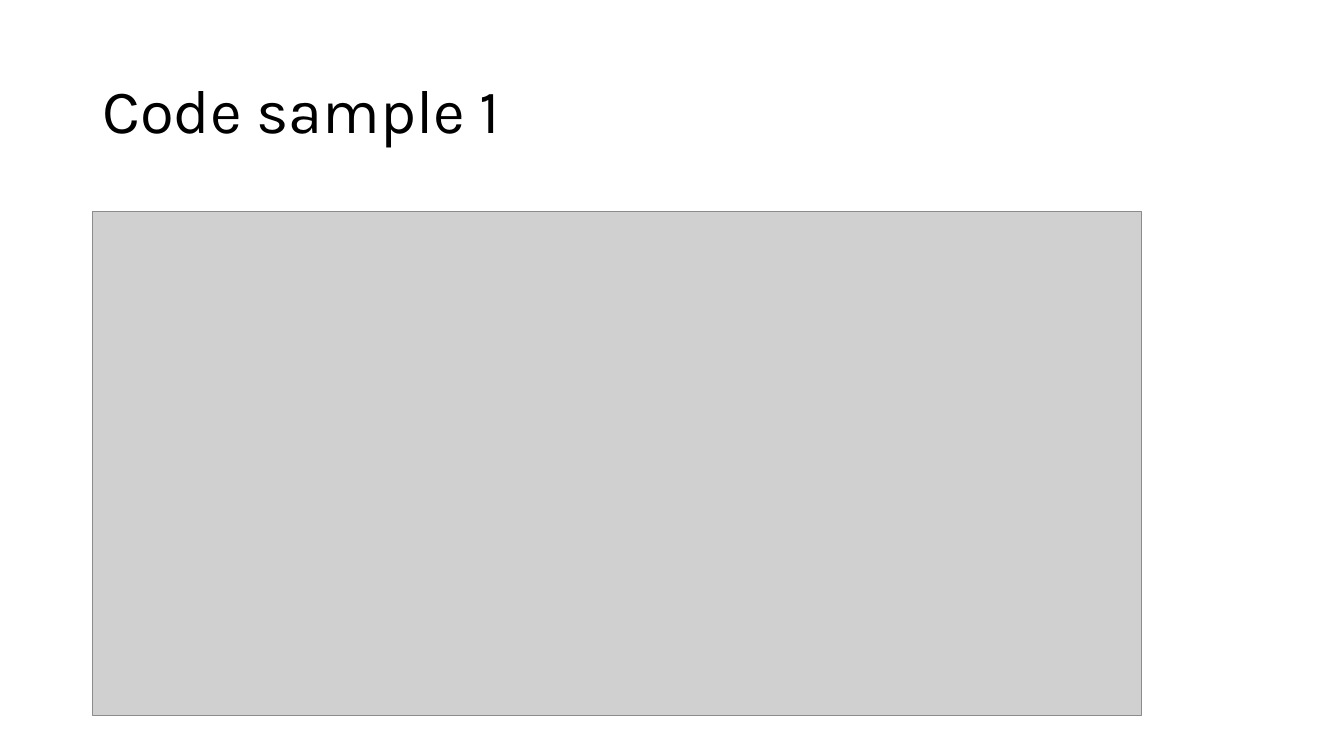
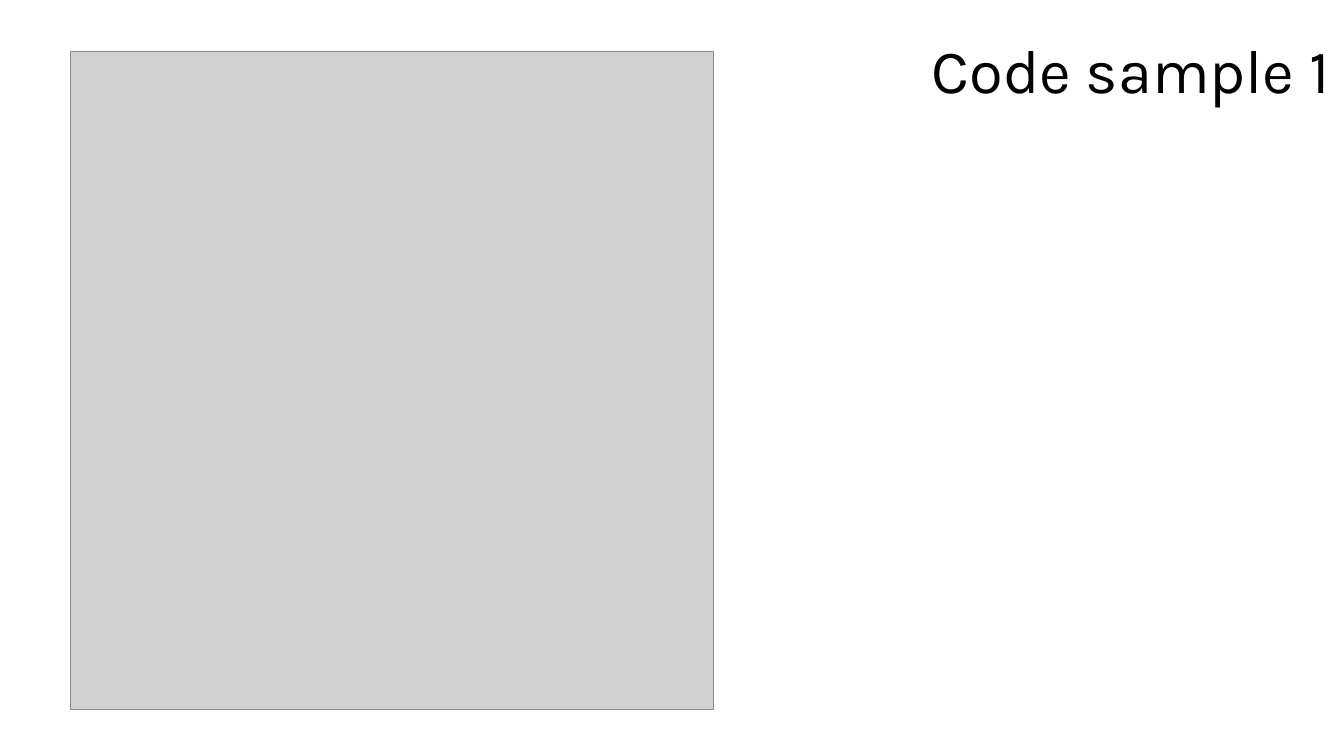
Before and after one commit to engmaths/SEMT10002_2025, a slide deck: slide 4 of Week_7_lists_and_testing_code/Lab_5_lists/Notes/class_feedback_p2.pptx. Drawn at 1344x756 pixels with LibreOffice and Linux fonts; fonts in the diff are those of the drawing; grey boxes stand for pictures. Boxes give left, top, right and bottom in pixels: in the first picture for what was removed or moved away, otherwise in the second. Text is boxed around its words. In the diff, an @@ line names an element or a change of style, - is before the commit and + after.

```diff
--- a/Week_7_lists_and_testing_code/Lab_5_lists/Notes/class_feedback_p2.pptx
+++ b/Week_7_lists_and_testing_code/Lab_5_lists/Notes/class_feedback_p2.pptx
@@ title "Code sample 1": place and size @@
-title "Code sample 1" at box(102, 91, 500, 148)
+title "Code sample 1" at box(932, 51, 1329, 108)
@@ picture added at box(71, 52, 714, 711) @@
@@ picture removed at box(93, 212, 1142, 716) @@
```
Also in this commit, not shown: 3 other slides changed, 3 other files.
